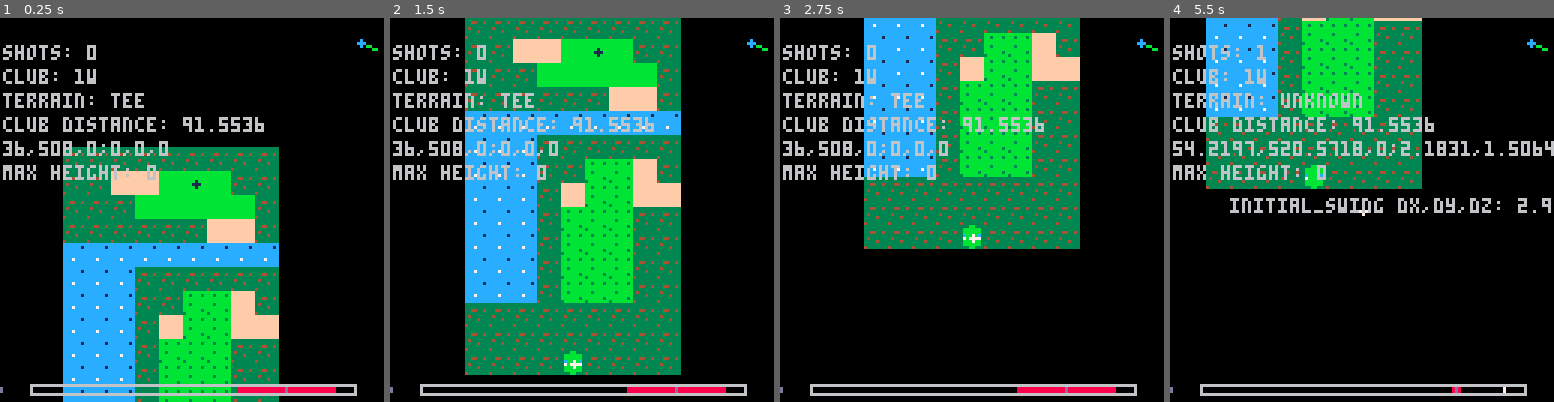
Above: before the commit, frames 1-4 (left to right).
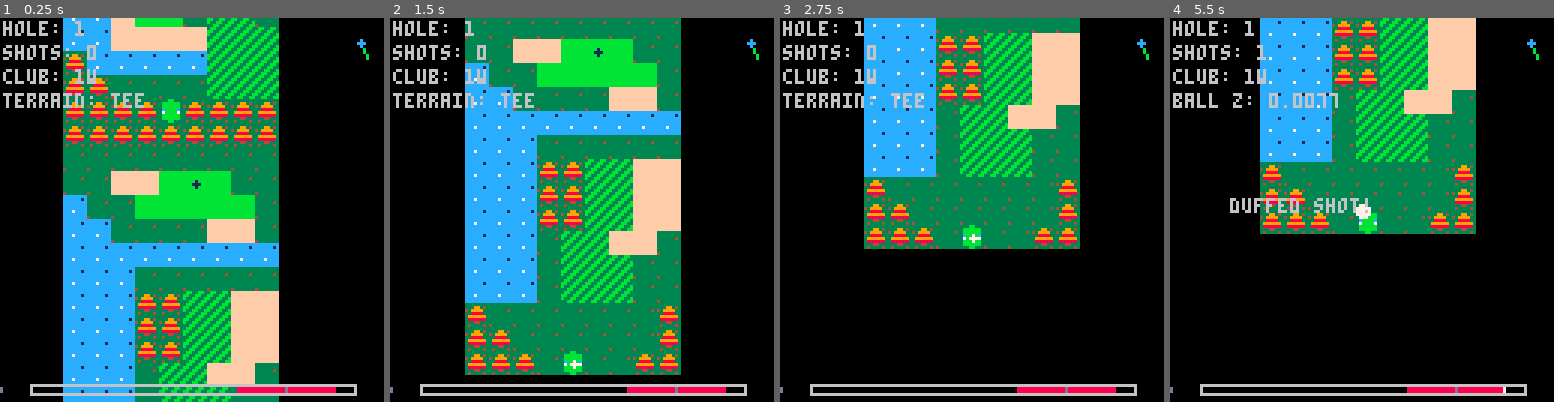
Above: after the commit, the same moments.

Repository: ericpar234/golf8
Game: PICO-8 cartridge golf8.p8
Two runs of this game, one before a commit and one after it. Both use one fixed random seed, a clock stepped at 60 frames per second and the inputs below.
Inputs:
- Up to frame 1 (0.25 s): no input
- Up to frame 2 (1.5 s): tap X (X key) at 0.33, 1.07 s; tap O (Z key) at 0.7 s
- Up to frame 3 (2.75 s): hold Right 1.6-2.1 s; tap O (Z key) at 1.7, 2.1, 2.5 s; tap X (X key) at 1.85 s; hold Up 2.15-2.42 s; hold Right from 2.47 s (still down)
- Up to frame 4 (5.5 s): tap O (Z key) every 0.4 s from 2.9 to 5.3 s; tap X (X key) at 2.97, 4.08, 5.2 s; release Right at 3.03 s; hold Left 3.08-3.58 s; hold Down 3.63-3.97 s; hold Right 4.02-4.68 s; hold Up 4.73-5.03 s; hold Left from 5.08 s (still down)

The runs differ from the first frame. In frame 1, 27% of the frame differs, in the area x 0-99%, y 0-100%; in frame 2, 13%; in frame 3, 11%; in frame 4, 33%, in the area x 0-100%, y 0-98%.

Commit message:
second hole

Diff:
--- a/golf8.p8
+++ b/golf8.p8
@@ -14,23 +14,15 @@
 cam_pan_end_y = 0
 
 -- constants
-hole_number = 1
 hole_locations = {
     {hole_x=5*8+4, hole_y=50*8+4, tee_x=4*8+4, tee_y=63*8+4},
-    {hole_x=192, hole_y=88, tee_x=80, tee_y=100},
-    {hole_x=64, hole_y=24, tee_x=60, tee_y=112}
+    {hole_x=5*8+2, hole_y=42*8+4, tee_x=4*8+4, tee_y=47*8+4},
 }
-hole_radius = 1.2
+hole_radius = 1.75
 
 -- terrain
 terrain_type = "tee" -- "tee", "fairway", "green", "rough", "bunker", "water"
 
-ball_x = hole_locations[1].tee_x
-ball_y = hole_locations[1].tee_y
-ball_z = 0
-ball_dz = 0
-ball_dx = 0
-ball_dy = 0
 ball_radius_ground = 1
 ball_radius_air = 2
 
@@ -43,9 +35,6 @@
 accuracy_timer = 0
 accuracy_diff = 0
 
--- aiming
-angle = 0 -- in radians
-
 -- bar visuals
 bar_x1 = 10
 bar_x2 = 118
@@ -53,37 +42,26 @@
 bar_y2 = 125 -- reduced height
 bar_start = 0.2 -- visual reference start
 
--- shot counter
-shot_count = 0
-
 -- club types
 clubs = {
-    {name="1w", max_power=5.00, loft=15.0/360},
-    {name="3w", max_power=2.75,   loft=20/360},
-    {name="5w", max_power=2.75,  loft=25/360},
-    {name="5i", max_power=2.5,   loft=27/360},
-    {name="9i", max_power=2.5,   loft=43/360},
-    {name="sw", max_power=2.5,   loft=60/360},
+    {name="1w", max_power=1.5, loft=12.0/360},
+    {name="3w", max_power=1.25,   loft=18/360},
+    {name="5w", max_power=1.1,  loft=25/360},
+    {name="5i", max_power=1.0,   loft=27/360},
+    {name="9i", max_power=.9,   loft=43/360},
+    {name="sw", max_power=.75,   loft=60/360},
     {name="p", max_power=1.0, loft=0}
 }
 
-current_club = 1
-
-drag_constant = 0.99
-g = 0.001
-
---wind_x, wind_y = random_wind()
-wind_x = 0
-wind_y = 0
-
--- score message
-game_message = ""
-game_message_timer = 0
-terrain_landed = ""
-
-    for club in all(clubs) do
-        club.distance = calculate_club_distance(club)
-    end
+
+drag_constant = 0.9995
+g = 0.025
+
+for club in all(clubs) do
+    club.distance = calculate_club_distance(club)
+end
+
+hole_number = 1
 
 reset_ball_and_hole()
 
@@ -92,15 +70,24 @@
 function calculate_club_distance(club)
     local power = club.max_power
     local vx = power * cos(club.loft)
-    local vz = power * sin(club.loft)
+    local vz = power * abs(sin(club.loft))
     local z = 0.0
     local distance = 0
-    local drag = drag_constant
 
     while z > 0 or vz > 0 do
-        vx *= drag
+        -- Compute speed
+        if vx > 0 then
+
+            local drag_force = (1 - drag_constant) * vx^2
+
+            -- Apply drag as force opposite to velocity
+            vx -= drag_force * vx
+        end
+
+        -- Apply gravity
         vz -= g
 
+        -- Update position
         distance += vx
         z += vz
 
@@ -109,8 +96,10 @@
             vz = 0
         end
     end
+
+    -- Simulate roll
     while abs(vx) > 0.01 do
-        vx *= .95
+        vx *= 0.95  -- friction on ground
         distance += vx
     end
 
@@ -133,8 +122,12 @@
     ball_dy = 0
     ball_dz = 0
 
+
     hole_x = hole.hole_x
     hole_y = hole.hole_y
+
+    -- angle from ball to hole
+    angle = atan2(hole_x - ball_x, hole_y - ball_y)
 
     cam_pan_timer = 0
     cam_pan_end_x = hole.tee_x - 64
@@ -142,6 +135,17 @@
     cam_pan_start_x = hole.hole_x - 64
     cam_pan_start_y = hole.hole_y - 64
     penalty_box = 0
+
+    -- score message
+    game_message = ""
+    game_message_timer = 0
+    terrain_landed = ""
+
+    current_club = 1
+    -- shot counter
+    shot_count = 0
+
+    swing_mode = "camera_pan"
 
     wind_x, wind_y = random_wind()
 end
@@ -163,8 +167,10 @@
         return "bunker"
     elseif fget(spr_id, 5) then
         return "water"
+    elseif fget(spr_id, 6) then
+        return "tree"
     else
-        return "unknown"
+        return "ob"
     end
 end
 
@@ -178,7 +184,7 @@
         else
             penalty_box = 0.05
         end
-    elseif terrain_type == "rough" then
+    elseif terrain_type == "rough" or terrain_type == "tree" then
         penalty_box = 0.05
     elseif terrain_type == "fairway" or terrain_type == "green" then
         penalty_box = 0.1
@@ -189,7 +195,7 @@
     end
 
     -- Additional condition for driver off the tee
-    if clubs[current_club].name == "1w" and terrain_type != "tee" then
+   if clubs[current_club].name == "1w" and terrain_type != "tee" then
         penalty_box = 0.01 -- Tiny penalty box for driver off the tee
     end
 
@@ -215,6 +221,8 @@
         if btnp(5) then
             swing_mode = "ready"
             power = bar_start
+            -- aim to the hole
+            angle = atan2(hole_x - ball_x, hole_y - ball_y)
         end
         return
     end
@@ -277,12 +285,7 @@
     elseif swing_mode == "accuracy" then
         accuracy_timer += 0.02
         local return_power = power_lock - accuracy_timer
-        if return_power <= bar_start - 0.2 then
-            swing_mode = "ready"
-            power = bar_start
-        else
-            power = return_power
-        end
+        power = return_power
 
 
         if btnp(5) then
@@ -297,28 +300,32 @@
             local club = clubs[current_club]
 
             local power_scale = 1
-            if terrain_type == "rough" then power_scale = 0.9
+            if terrain_type == "rough" or terrain_type == "tree" then power_scale = 0.9
             elseif terrain_type == "bunker" then power_scale = 0.75 end
+
+
+            if is_duff then
+                final_angle += rnd(1) * 0.2
+                power_lock *= 0.5
+                game_message = "duffed shot!"
+                game_message_timer = 59
+            end
+
+            if (accuracy_diff < .04 and power_lock > 0.975) then
+                accuracy_diff = -1
+                power_lock = 1
+                game_message = "perfect shot!"
+                game_message_timer = 59
+            end
 
             ball_dx = cos(final_angle) * power_lock * club.max_power * power_scale
             ball_dy = sin(final_angle) * power_lock * club.max_power * power_scale
-            ball_dz = sin(club.loft)   * power_lock * club.max_power * power_scale
-
-            game_message = "initial_swing dx,dy,dz: "..ball_dx..","..ball_dy..","..ball_dz
-            game_message_timer = 60
-
-            --if is_duff then
-            --    ball_dx *= 0.5
-            --    ball_dy *= 0.5
-            --    ball_dz *= 0.5
-            --    game_message = "duffed shot!"
-            --    game_message_timer = 60
-            --end
-
-            --if (accuracy_diff < .05 and power_lock > 0.975) then
-            --    game_message = "perfect shot!"
-            --    game_message_timer = 60
-            --end
+            ball_dz = abs(sin(club.loft))   * power_lock * club.max_power * power_scale
+
+            --game_message = "initial_swing: "..abs((club.loft))..","..ball_dx..","..ball_dy..","..ball_dz
+            --game_message_timer = 60
+
+
 
             swing_mode = "flying"
             ball_prev_x = ball_x
@@ -327,50 +334,77 @@
         end
 
     elseif swing_mode == "flying" then
-        if ball_z == 0 then
-            terrain_type = get_terrain(ball_x, ball_y)
-        end
-        if ball_z > 0 or ball_dz > 0 then
-            ball_dx += wind_x * 0.03
-            ball_dy += wind_y * 0.03
-            ball_dx *= drag_constant
-            ball_dy *= drag_constant
-            ball_dz -= g
-            ball_z += ball_dz
-
-            if ball_z < 0 then
-                ball_z = 0
-                ball_dz = 0
-            end
-
+        terrain_type = get_terrain(ball_x, ball_y)
+
+        local speed = sqrt(ball_dx^2 + ball_dy^2)
+
+        if ball_z > 0 or abs(ball_dz) > 0 then
+           -- Compute current velocity components
+
+           if speed > 0 then
+               -- Normalize velocity vector for drag direction
+               vx = ball_dx / speed
+               vy = ball_dy / speed
+
+               -- Apply quadratic drag (opposite to direction of motion)
+               drag_force = (1-drag_constant) * speed^2
+               ball_dx -= drag_force * vx
+               ball_dy -= drag_force * vy
+…(4 lines of a section not shown)…
+           end
+
+           --- tree swatter
+           if terrain_type == "tree" and ball_z > 0.5 and ball_z < 1.5 then
+
+             ball_dx *= 0.85
+             ball_dy *= 0.85
+             ball_dz *= 0.85
+
+             --- Very unlikely randomly flip all directions
+              if rnd(1) < 0.05 then
+                  ball_dx *= -1
+                  ball_dy *= -1
+                  ball_dz *= -1
+              end
+           end
+
+           ball_dz -= g
+
+           if ball_z < 0 then
+               ball_z = 0
+               ball_dz = 0
+           end
         else
+          ball_z = 0
+          ball_dz = 0
             if terrain_type == "bunker" then
                 ball_dx *= 0.75
                 ball_dy *= 0.75
-            elseif terrain_type == "rough" then
-                ball_dx *= 0.9
-                ball_dy *= 0.9
-            elseif terrain_type == "fairway" or terrain_type == "green" then
-                ball_dx *= 0.90
-                ball_dy *= 0.90
-            elseif terrain_type == "tee" then
-                ball_dx *= 0.90
-                ball_dy *= 0.90
-            elseif terrain_type == "water" then
-                ball_dx *= 0.5
-                ball_dy *= 0.5
+            elseif terrain_type == "rough" or terrain_type == "tree" then
+                ball_dx *= 0.8
+                ball_dy *= 0.8
+            elseif terrain_type == "fairway" or terrain_type == "green" or terrain_type == "tee" then
+                ball_dx *= 0.95
+                ball_dy *= 0.95
             end
         end
 
-        if abs(ball_dx) < 0.02 then ball_dx = 0 end
-        if abs(ball_dy) < 0.02 then ball_dy = 0 end
-        if abs(ball_dz) < 0.02 then ball_dz = 0 end
+        if abs(ball_dx) < 0.01 then ball_dx = 0 end
+        if abs(ball_dy) < 0.01 then ball_dy = 0 end
 
         ball_x += ball_dx
         ball_y += ball_dy
-
-        if ball_z == 0 and terrain_type == "water" then
-            game_message = "water hazard! +1 stroke"
+        ball_z += ball_dz
+
+        if max_height < ball_z then
+            max_height = ball_z
+        end
+
+        if ball_z == 0 and (terrain_type == "water" or terrain_type == "ob") then
+            game_message = "+1 penalty stroke"
             game_message_timer = 60
             shot_count += 1
             ball_dx = 0
@@ -383,18 +417,38 @@
 
         local dist = sqrt((ball_x - hole_x)^2 + (ball_y - hole_y)^2)
         if (ball_z == 0) and (dist < hole_radius + ball_radius_ground * 0.6) then
-            if (abs(ball_dx) < 0.15) and (abs(ball_dy) < 0.15) then
+            if speed < 0.15 then
                 ball_dx = 0
                 ball_dy = 0
-                game_message = "hole complete in "..shot_count.." shots!"
-                game_message_timer = 60
-                shot_count = 0
+                ball_dz = 0
+                ball_x = hole_x
+                ball_y = hole_y
+
+                swing_mode = "hole_pause"
+                return
             end
-            elseif abs(ball_dx) < 0.05 and abs(ball_dy) < 0.05 and ball_z == 0 then
-                terrain_landed = terrain_type
+        end
+
+        if ball_dx == 0 and ball_dy == 0 and ball_z == 0 and ball_dz == 0 then
+            if terrain_type != "water" then
                 swing_mode = "terrain_pause"
+                ball_dx = 0
+                ball_dy = 0
+                ball_dz = 0
             end
-    end
+        end
+
+    elseif swing_mode == "hole_pause" then
+        game_message = "press ❎ to continue"
+        game_message_timer = 60
+        if btnp(5) then
+            game_message = ""
+            game_message_timer = 0
+            hole_number += 1
+            reset_ball_and_hole()
+        end
+    end
+
 end
 
 function _draw()
@@ -440,7 +495,7 @@
 
     -- wind
     camera()
-    local wind_angle = atan2(wind_y, wind_x)
+    local wind_angle = atan2(wind_x, wind_y)
     local cx, cy = 120, 8
     line(cx, cy, cx + cos(wind_angle) * 6, cy + sin(wind_angle) * 6, 11)
     circfill(cx, cy, 1, 12)
@@ -470,8 +525,12 @@
     elseif swing_mode == "terrain_pause" then
         print("landed in: "..terrain_landed, 32, 60, 7)
         print("press ❎ to continue", 24, 68, 7)
-    end
-
+    elseif swing_mode == "hole_pause" then
+        print("Hole out. Shots : "..shot_count, 32, 55, 7)
+    end
+
+
+    print("hole: "..hole_number, 1, 1, 6)
     print("shots: "..shot_count, 1, 9, 6)
     print("club: "..clubs[current_club].name, 1, 17, 6)
 
@@ -480,14 +539,11 @@
     else
         print("terrain: "..terrain_type, 1, 25, 6)
     end
-    print("club distance: "..clubs[current_club].distance, 1, 33, 6)
-    print(""..ball_x..","..ball_y..","..ball_z..";"..ball_dx..","..ball_dy..","..ball_dz.."", 1, 41, 6)
-
-    if ball_z > max_height then
-        max_height = ball_z
-    end
-
-        print("max height: "..max_height, 1, 49, 6)
+    ---print("club distance: "..clubs[current_club].distance, 1, 33, 6)
+    ---print(""..ball_x..","..ball_y..","..ball_z..";", 1, 41, 6)
+    ---print(""..ball_dx..","..ball_dy..","..ball_dz.."", 1, 49, 6)
+    ---print(""..angle.."", 1, 57, 6)
+
 
     if game_message_timer > 0 then
         print(game_message, 20, 60, 6)
@@ -624,5 +680,5 @@
 
 
 __gff__
-0001020408102000000000000000000000000000000000000000000000000000000000000000000000000000000000000000000000000000000000000000000000000000000000000000000000000000000000000000000000000000000000000000000000000000000000000000000000000000000000000000000000000000
+0001020408102040000000000000000000000000000000000000000000000000000000000000000000000000000000000000000000000000000000000000000000000000000000000000000000000000000000000000000000000000000000000000000000000000000000000000000000000000000000000000000000000000
 0000000000000000000000000000000000000000000000000000000000000000000000000000000000000000000000000000000000000000000000000000000000000000000000000000000000000000000000000000000000000000000000000000000000000000000000000000000000000000000000000000000000000000
Not shown, changed: 26 lines of the sprite sheet (__gfx__) section of golf8.p8
